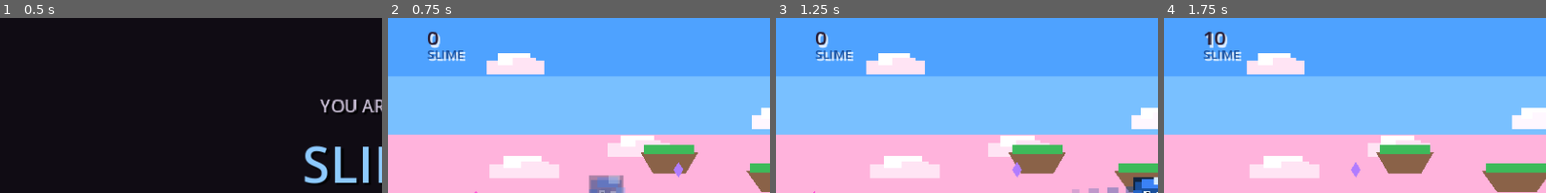
Above: before the commit, frames 1-4 (left to right).
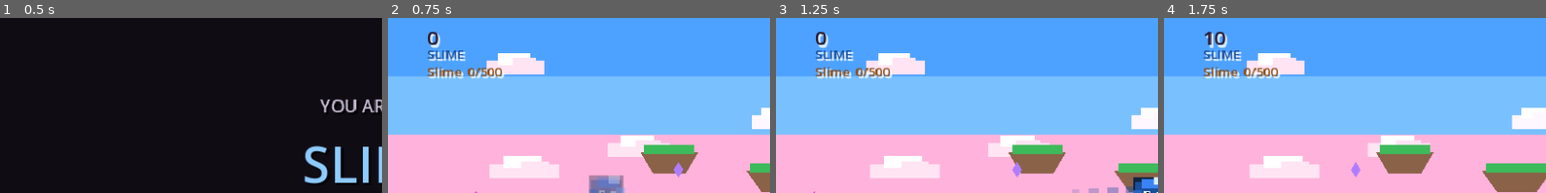
Above: after the commit, the same moments.

Repository: thongdo05/reincarnated-as-what
Game: Godot game, scene res://scenes/main.tscn
Same seed, same stepped clock (60 frames per second), same inputs: the game is played once before the commit and once after it.
Inputs (mouse positions are % of the whole screen's width and height, from its top left):
- Up to frame 1 (0.5 s): no input
- Up to frame 2 (0.75 s): tap Enter at 0.5 s; move the mouse to (72, 45) at 0.52 s; hold D from 0.53 s (still down); click (72, 45) at 0.67 s
- Up to frame 3 (1.25 s): keep holding D
- Up to frame 4 (1.75 s): release D at 1.25 s; drag from (30, 55) to (45, 70) at 1.27 s
The pictures show only the part of the screen within x 0-50%, y 0-50%; the shares and areas given below are measured in that part.

Frame 1 is identical in both runs. In frame 2, 1.0% of the frame differs, in the area x 10-31%, y 27-35%; in frame 3, 1.0%; in frame 4, 1.0%.

Commit message:
Add three in-run evolution ranks per form.
Skill points and Goblin gems fill a tunable meter. Rank-ups grow the placeholder and the weapon. Loot no longer levels the slingshot by count.

Co-authored-by: thongdo05 <thongdo05@users.noreply.github.com>

Diff:
--- a/scripts/form_catalog.gd
+++ b/scripts/form_catalog.gd
@@ -32,6 +32,13 @@
 const GOBLIN_SPRINT_FRACTION := 0.70
 const GOBLIN_PLANT_SPEED_SCALE := 0.16
 const GOBLIN_HIT_RADIUS := 11.0
+
+## Cumulative skill points to reach rank 1, then rank 2. Rank 0 is the start.
+## Placeholder. Tune these two numbers.
+const RANK_GATES: Array[int] = [500, 1500]
+
+## A Goblin gem. Added to the score and to the evolution meter. Not a weapon upgrade.
+const LOOT_POINTS := 40
 
 static func display_name(id: int) -> String:
 	match id:
@@ -88,33 +95,107 @@
 		index += forms.size()
 	return forms[index]
 
-static func goblin_interval(level: int) -> float:
-	match clampi(level, 0, 3):
-		1:
-			return 0.42
-		2:
-			return 0.34
-		3:
-			return 0.28
-		_:
-			return GOBLIN_FIRE_INTERVAL
-
-static func goblin_spread(level: int) -> Array[float]:
-	match clampi(level, 0, 3):
-		1, 2:
-			return [-150.0, -50.0, 50.0, 150.0]
-		3:
-			return [-180.0, -90.0, 0.0, 90.0, 180.0]
-		_:
-			return [-GOBLIN_SPREAD, 0.0, GOBLIN_SPREAD]
-
-static func player_shots(id: int, origin: Vector2, sling_level: int = 0) -> Array[Dictionary]:
+## Three ranks per form. sprite_key is the slot for later art (one sprite per rank).
+## Until those files exist, the game draws a scaled, brighter placeholder.
+static func rank_table(id: int) -> Array[Dictionary]:
+	if id == Id.SLIME:
+		return [
+			{
+				"name": "Slime",
+				"sprite_key": "slime_0",
+				"body_scale": 1.0,
+				"fire_interval": SLIME_FIRE_INTERVAL,
+				"shot_radius": 5.0,
+				"shot_color": Color("7ec8ff"),
+				"lanes": [0.0],
+				"spread": [],
+			},
+			{
+				"name": "Gel Knight",
+				"sprite_key": "slime_1",
+				"body_scale": 1.28,
+				"fire_interval": 0.13,
+				"shot_radius": 6.5,
+				"shot_color": Color("b7e4ff"),
+				"lanes": [-12.0, 12.0],
+				"spread": [],
+			},
+			{
+				"name": "Ooze Titan",
+				"sprite_key": "slime_2",
+				"body_scale": 1.62,
+				"fire_interval": 0.10,
+				"shot_radius": 8.0,
+				"shot_color": Color("eaf7ff"),
+				"lanes": [-18.0, 0.0, 18.0],
+				"spread": [],
+			},
+		]
+	return [
+		{
+			"name": "Goblin",
+			"sprite_key": "goblin_0",
+			"body_scale": 1.0,
+			"fire_interval": GOBLIN_FIRE_INTERVAL,
+			"shot_radius": 4.5,
+			"shot_color": Color("f0c36a"),
+			"lanes": [],
+			"spread": [-GOBLIN_SPREAD, 0.0, GOBLIN_SPREAD],
+		},
+		{
+			"name": "Goblin Chief",
+			"sprite_key": "goblin_1",
+			"body_scale": 1.26,
+			"fire_interval": 0.36,
+			"shot_radius": 5.5,
+			"shot_color": Color("ffe08a"),
+			"lanes": [],
+			"spread": [-150.0, -50.0, 50.0, 150.0],
+		},
+		{
+			"name": "Goblin King",
+			"sprite_key": "goblin_2",
+			"body_scale": 1.55,
+			"fire_interval": 0.28,
+			"shot_radius": 6.5,
+			"shot_color": Color("fff3c4"),
+			"lanes": [],
+			"spread": [-180.0, -90.0, 0.0, 90.0, 180.0],
+		},
+	]
+
+static func rank_spec(id: int, rank_index: int) -> Dictionary:
+	var table := rank_table(id)
+	return table[clampi(rank_index, 0, table.size() - 1)]
+
+static func rank_name(id: int, rank_index: int) -> String:
+	return str(rank_spec(id, rank_index)["name"])
+
+static func rank_for_points(points: int) -> int:
+	var rank := 0
+	for gate in RANK_GATES:
+		if points >= gate:
+			rank += 1
+	return mini(rank, RANK_GATES.size())
+
+static func gate_for_next_rank(rank_index: int) -> int:
+	if rank_index < 0 or rank_index >= RANK_GATES.size():
+		return -1
+	return RANK_GATES[rank_index]
+
+static func player_shots(id: int, origin: Vector2, rank_index: int = 0) -> Array[Dictionary]:
+	var spec := rank_spec(id, rank_index)
 	var shots: Array[Dictionary] = []
-	if id == Id.SLIME:
-		shots.append(_blob(origin + Vector2(20, 0), Vector2(SLIME_SHOT_SPEED, 0), 5.0, 1, Color("7ec8ff")))
+	var shot_radius := float(spec["shot_radius"])
+	var shot_color: Color = spec["shot_color"]
+	if id == Id.SLIME:
+		var lanes: Array = spec["lanes"]
+		for lane in lanes:
+			shots.append(_blob(origin + Vector2(20, float(lane)), Vector2(SLIME_SHOT_SPEED, 0), shot_radius, 1, shot_color))
 	else:
-		for vy in goblin_spread(sling_level):
-			var stone := _blob(origin + Vector2(16, -2), Vector2(GOBLIN_SHOT_SPEED, vy), 4.5, 0, Color("f0c36a"))
+		var spread: Array = spec["spread"]
+		for vy in spread:
+			var stone := _blob(origin + Vector2(16, -2), Vector2(GOBLIN_SHOT_SPEED, float(vy)), shot_radius, 0, shot_color)
 			stone["gravity"] = GOBLIN_GRAVITY
 			stone["style"] = "stone"
 			shots.append(stone)
--- a/scripts/game.gd
+++ b/scripts/game.gd
@@ -26,7 +26,8 @@
 var killer_name := "something"
 var next_enemy_id := 1
 var loot_count := 0
-var sling_level := 0
+var evo_points := 0
+var rank_index := 0
 
 var _player: PlayerShip
 var _background: FieldBackground
@@ -100,7 +101,7 @@
 
 	_loot_label = _make_label(13, Color("8a4b12"))
 	_loot_label.position = Vector2(40, 46)
-	_loot_label.visible = form_id == FormCatalog.Id.GOBLIN
+	_loot_label.visible = true
 	_hud.add_child(_loot_label)
 
 	_time_label = _make_label(20, Color("241428"))
@@ -368,10 +369,8 @@
 		invuln = maxf(invuln, REGROW_IFRAMES)
 		_player.invulnerable = true
 	if _player.ready_to_fire():
-		var interval := FormCatalog.fire_interval(form_id)
-		if form_id == FormCatalog.Id.GOBLIN:
-			interval = FormCatalog.goblin_interval(sling_level)
-		for spec in FormCatalog.player_shots(form_id, _player.position, sling_level):
+		var interval := float(FormCatalog.rank_spec(form_id, rank_index)["fire_interval"])
+		for spec in FormCatalog.player_shots(form_id, _player.position, rank_index):
 			_spawn_shot(spec, true)
 		_player.did_fire(interval)
 	for event in _director.pop_due(elapsed):
@@ -477,7 +476,7 @@
 	combo = int(result["combo"])
 	combo_left = float(result["combo_left"])
 	var points := int(result["points"])
-	score += points
+	_gain_skill(points)
 	_combat.push("+%s" % ScoreRules.format_score(points), enemy.position + Vector2(-8, -18), Color("241428"))
 	if form_id == FormCatalog.Id.GOBLIN:
 		_spawn_loot(enemy.position)
@@ -490,7 +489,7 @@
 	if dist < hit or dist > hit + GRAZE_PAD:
 		return
 	hazard.grazed = true
-	score += ScoreRules.GRAZE
+	_gain_skill(ScoreRules.GRAZE)
 	_combat.push("+%d" % ScoreRules.GRAZE, at + Vector2(6, -8), Color("ffe08a"))
 
 func _hurt_player(killer: String) -> void:
@@ -529,10 +528,20 @@
 func _collect_gem(gem: LootGem) -> void:
 	gem.queue_free()
 	loot_count += 1
-	var next_level := mini(int(loot_count / 10), 3)
-	if next_level > sling_level:
-		sling_level = next_level
-		_combat.push("SLING LV %d" % sling_level, _player.position + Vector2(-36, -26), Color("8a4b12"))
+	_gain_skill(FormCatalog.LOOT_POINTS)
+	_combat.push("+%d" % FormCatalog.LOOT_POINTS, gem.position + Vector2(-8, -14), Color("8a4b12"))
+
+func _gain_skill(points: int) -> void:
+	if points <= 0:
+		return
+	score += points
+	evo_points += points
+	var reached := FormCatalog.rank_for_points(evo_points)
+	if reached > rank_index:
+		rank_index = reached
+		_player.set_rank(rank_index)
+		var evolved := FormCatalog.rank_name(form_id, rank_index)
+		_combat.push("EVOLVED! %s" % evolved, _player.position + Vector2(-52, -30), Color("fff6c8"))
 	_refresh_hud()
 
 func _kill_player(name: String) -> void:
@@ -549,7 +558,8 @@
 func _show_game_over() -> void:
 	game_over_visible = true
 	var form_name := FormCatalog.display_name(form_id)
-	_share_label.text = ScoreRules.share_line(form_name, elapsed, killer_name, score)
+	var reached_rank := FormCatalog.rank_name(form_id, rank_index)
+	_share_label.text = ScoreRules.share_line(form_name, reached_rank, elapsed, killer_name, score)
 	var saved := BestScores.record(form_name, score)
 	_best_label.text = "Best as %s: %s / Best overall: %s" % [
 		form_name,
@@ -597,10 +607,12 @@
 		_combo_label.text = "x%d" % combo
 	else:
 		_combo_label.text = ""
-	if form_id == FormCatalog.Id.GOBLIN:
-		_loot_label.text = "Gems %d  Lv %d" % [loot_count, sling_level]
+	var evolved_name := FormCatalog.rank_name(form_id, rank_index)
+	var next_gate := FormCatalog.gate_for_next_rank(rank_index)
+	if next_gate < 0:
+		_loot_label.text = evolved_name
 	else:
-		_loot_label.text = ""
+		_loot_label.text = "%s  %d/%d" % [evolved_name, evo_points, next_gate]
 
 func _on_restart() -> void:
 	get_tree().reload_current_scene()
--- a/scripts/player_ship.gd
+++ b/scripts/player_ship.gd
@@ -20,6 +20,8 @@
 var small := false
 var regrow_left := 0.0
 var regrew := false
+var rank_index := 0
+var evolve_flash := 0.0
 
 const REGROW_SECONDS := 15.0
 const SMALL_SCALE := 0.62
@@ -28,8 +30,8 @@
 	form_id = id
 	position = start
 	aim = start
-	radius = FormCatalog.hit_radius(id)
 	_cooldown = 0.12
+	_apply_radius()
 
 func add_drag(relative: Vector2, bounds: Rect2) -> void:
 	aim += relative
@@ -44,7 +46,7 @@
 		return false
 	small = true
 	regrow_left = REGROW_SECONDS
-	radius = FormCatalog.SLIME_HIT_RADIUS * SMALL_SCALE
+	_apply_radius()
 	return true
 
 func ready_to_fire() -> bool:
@@ -61,8 +63,10 @@
 		if regrow_left <= 0.0:
 			small = false
 			regrow_left = 0.0
-			radius = FormCatalog.hit_radius(form_id)
 			regrew = true
+			_apply_radius()
+	if evolve_flash > 0.0:
+		evolve_flash = maxf(evolve_flash - delta, 0.0)
 	if _cooldown > 0.0:
 		_cooldown -= delta
 	if form_id == FormCatalog.Id.SLIME:
@@ -126,11 +130,28 @@
 	while _trail.size() > 5:
 		_trail.pop_back()
 
+func set_rank(index: int) -> void:
+	rank_index = index
+	evolve_flash = 0.4
+	_apply_radius()
+
+func _apply_radius() -> void:
+	var spec_scale := float(FormCatalog.rank_spec(form_id, rank_index)["body_scale"])
+	var base := FormCatalog.hit_radius(form_id) * spec_scale
+	radius = base * (SMALL_SCALE if small else 1.0)
+
+func _body_scale() -> float:
+	var spec_scale := float(FormCatalog.rank_spec(form_id, rank_index)["body_scale"])
+	return spec_scale * (SMALL_SCALE if small else 1.0)
+
 func _draw() -> void:
 	if form_id == FormCatalog.Id.SLIME:
 		_draw_slime()
 	else:
 		_draw_goblin()
+	if evolve_flash > 0.0:
+		var alpha := clampf(evolve_flash / 0.4, 0.0, 0.65)
+		draw_rect(Rect2(-28, -28, 56, 56), Color(1, 1, 1, alpha))
 
 func _draw_slime() -> void:
 	var i := _trail.size()
@@ -142,7 +163,7 @@
 		var local := point - position
 		draw_rect(Rect2(local - Vector2(size, size) * 0.5, Vector2(size, size)), blob)
 	var squash := 1.0 + sin(_wobble * 7.0) * 0.07
-	var body_scale := SMALL_SCALE if small else 1.0
+	var body_scale := _body_scale()
 	draw_set_transform(Vector2.ZERO, 0.0, Vector2(body_scale / squash, body_scale * squash))
 	draw_rect(Rect2(-18, -18, 36, 34), Color("10243f"))
 	draw_rect(Rect2(-16, -13, 32, 26), Color("1a4f9c"))
@@ -154,6 +175,9 @@
 	draw_rect(Rect2(4, -2, 6, 6), Color("f4fbff"))
 	draw_rect(Rect2(-6, -1, 3, 3), Color("0c1424"))
 	draw_rect(Rect2(6, 0, 3, 3), Color("0c1424"))
+	if rank_index > 0:
+		var shine := Color(1, 1, 1, 0.18 * float(rank_index))
+		draw_rect(Rect2(-12, -14, 22, 10), shine)
 	draw_set_transform(Vector2.ZERO, 0.0, Vector2.ONE)
 
 func _draw_goblin() -> void:
@@ -161,6 +185,8 @@
 		draw_rect(Rect2(-18, 2, 4, 3), Color("6a5640"))
 		draw_rect(Rect2(-14, 6, 3, 3), Color("8a7058"))
 	# Tiny crown, a size too proud for the head under it. Face points right.
+	var body_scale := _body_scale()
+	draw_set_transform(Vector2.ZERO, 0.0, Vector2(body_scale, body_scale))
 	draw_rect(Rect2(-9, -22, 20, 30), Color("24180a"))
 	draw_rect(Rect2(-6, -20, 12, 3), Color("ffd15c"))
 	draw_rect(Rect2(-6, -24, 3, 6), Color("ffd15c"))
@@ -173,3 +199,6 @@
 	var step := 2.0 if sprinting else 0.0
 	draw_rect(Rect2(-6, 2, 3, 5 + step), Color("5c3a24"))
 	draw_rect(Rect2(1, 2, 3, 5 + step), Color("5c3a24"))
+	if rank_index > 0:
+		draw_rect(Rect2(-4, -26, 8, 3), Color(1, 1, 1, 0.25 * float(rank_index)))
+	draw_set_transform(Vector2.ZERO, 0.0, Vector2.ONE)
--- a/scripts/score_rules.gd
+++ b/scripts/score_rules.gd
@@ -35,9 +35,10 @@
 	parts.insert(0, digits)
 	return sign + ",".join(parts)
 
-static func share_line(form_name: String, seconds: float, killer: String, score: int) -> String:
-	return "Reborn as %s. Lasted %s. Died to a %s. Score %s." % [
+static func share_line(form_name: String, rank_name: String, seconds: float, killer: String, score: int) -> String:
+	return "Reborn as %s, reached %s. Lasted %s. Died to a %s. Score %s." % [
 		form_name,
+		rank_name.to_upper(),
 		format_time(seconds),
 		killer,
 		format_score(score),
--- a/tests/smoke.gd
+++ b/tests/smoke.gd
@@ -150,8 +150,8 @@
 	if ScoreRules.format_score(4210) != "4,210":
 		push_error("score formatting broke")
 		failed += 1
-	var line := ScoreRules.share_line("SLIME", 102.0, "Dire Wolf", 4210)
-	if line != "Reborn as SLIME. Lasted 1:42. Died to a Dire Wolf. Score 4,210.":
+	var line := ScoreRules.share_line("SLIME", "Ooze Titan", 102.0, "Dire Wolf", 4210)
+	if line != "Reborn as SLIME, reached OOZE TITAN. Lasted 1:42. Died to a Dire Wolf. Score 4,210.":
 		push_error("share line was '%s'" % line)
 		failed += 1
 	return failed
@@ -189,14 +189,50 @@
 		push_error("base slingshot should fire 3 stones")
 		failed += 1
 	if FormCatalog.player_shots(FormCatalog.Id.GOBLIN, Vector2.ZERO, 1).size() != 4:
-		push_error("sling level 1 should add a stone")
-		failed += 1
-	if FormCatalog.player_shots(FormCatalog.Id.GOBLIN, Vector2.ZERO, 3).size() != 5:
-		push_error("sling level 3 should fire 5 stones")
-		failed += 1
-	if FormCatalog.goblin_interval(3) >= FormCatalog.goblin_interval(0):
-		push_error("higher sling levels should fire faster")
-		failed += 1
+		push_error("goblin chief should add a stone")
+		failed += 1
+	if FormCatalog.player_shots(FormCatalog.Id.GOBLIN, Vector2.ZERO, 2).size() != 5:
+		push_error("goblin king should fire 5 stones")
+		failed += 1
+	if FormCatalog.player_shots(FormCatalog.Id.SLIME, Vector2.ZERO, 2).size() != 3:
+		push_error("ooze titan should fire three streams")
+		failed += 1
+	var base_interval := float(FormCatalog.rank_spec(FormCatalog.Id.GOBLIN, 0)["fire_interval"])
+	var king_interval := float(FormCatalog.rank_spec(FormCatalog.Id.GOBLIN, 2)["fire_interval"])
+	if king_interval >= base_interval:
+		push_error("higher ranks should fire faster")
+		failed += 1
+	if FormCatalog.rank_for_points(0) != 0 or FormCatalog.rank_for_points(FormCatalog.RANK_GATES[0] - 1) != 0:
+		push_error("evolution should stay at rank 0 under the first gate")
+		failed += 1
+	if FormCatalog.rank_for_points(FormCatalog.RANK_GATES[0]) != 1:
+		push_error("the first gate should reach rank 1")
+		failed += 1
+	if FormCatalog.rank_for_points(FormCatalog.RANK_GATES[1]) != 2:
+		push_error("the second gate should reach rank 2")
+		failed += 1
+	var ranked := PlayerShip.new()
+	ranked.setup(FormCatalog.Id.SLIME, Vector2(200, 160))
+	ranked.set_rank(2)
+	if ranked.rank_index != 2 or ranked.small:
+		push_error("set_rank should keep a full-size slime")
+		failed += 1
+	var titan_radius := ranked.radius
+	if not ranked.absorb_lethal_hit() or not ranked.small:
+		push_error("a ranked slime should still split")
+		failed += 1
+	if ranked.radius >= titan_radius:
+		push_error("the split should shrink the current rank")
+		failed += 1
+	for _j in 960:
+		ranked.tick(1.0 / 60.0, bounds)
+	if ranked.small or ranked.rank_index != 2:
+		push_error("regrowth should restore the current rank, not rank 0")
+		failed += 1
+	if ranked.radius + 0.1 < titan_radius:
+		push_error("regrowth should restore the ranked hitbox")
+		failed += 1
+	ranked.free()
 	var fresh: Dictionary = {}
 	var after_slime: Dictionary = BestScores.apply(fresh, "SLIME", 100)
 	var after_low: Dictionary = BestScores.apply(after_slime, "SLIME", 40)
